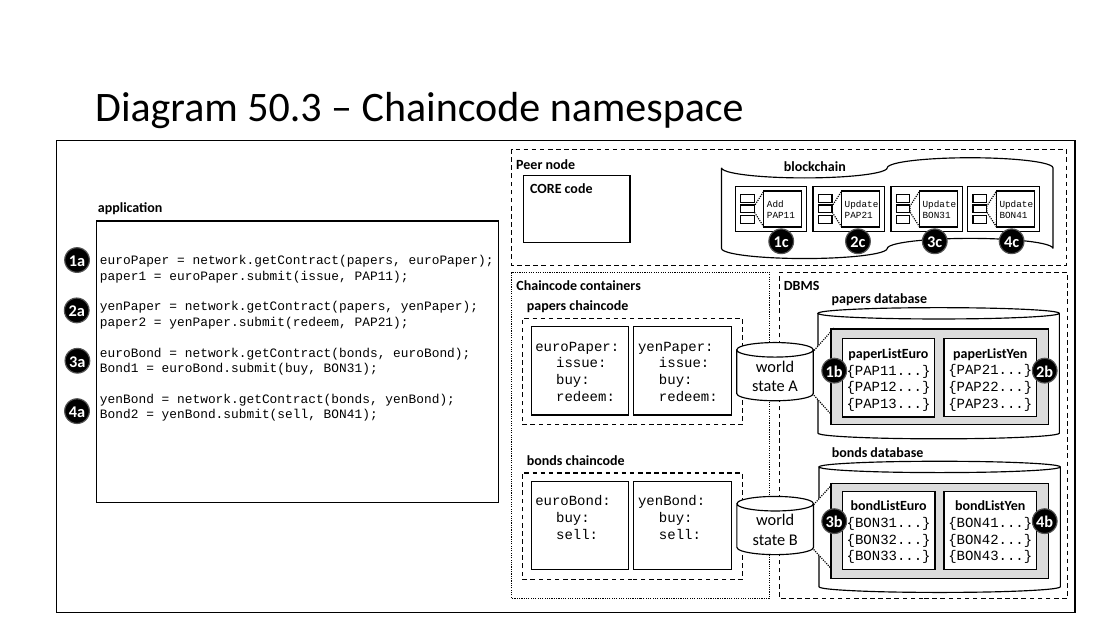
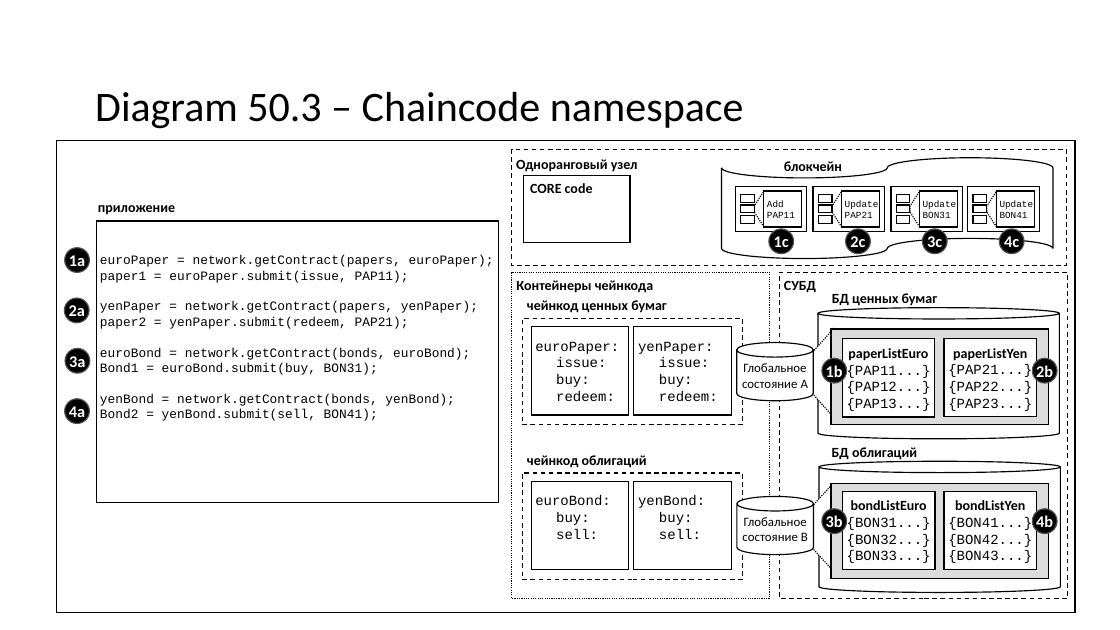
Before and after one commit to hyperledger/fabric-docs-i18n, a slide deck: slide 26 of docs/locale/ru_RU/source/developapps/diagrams.pptx. Drawn at 1120x630 pixels with LibreOffice and Linux fonts; fonts in the diff are those of the drawing. Boxes give left, top, right and bottom in pixels: in the first picture for what was removed or moved away, otherwise in the second. Text is boxed around its words. In the diff, an @@ line names an element or a change of style, - is before the commit and + after.

Commit message:
RU chaincode namespace

```diff
--- a/docs/locale/ru_RU/source/developapps/diagrams.pptx
+++ b/docs/locale/ru_RU/source/developapps/diagrams.pptx
@@ text at box(516, 159, 638, 172): text changed @@
-Peer node
+Одноранговый узел
@@ text at box(784, 161, 842, 171): text changed @@
-blockchain
+блокчейн
@@ text at box(98, 205, 175, 215): text changed @@
-application
+приложение
@@ text at box(516, 280, 653, 293): text changed @@
-Chaincode containers
+Контейнеры чейнкода
@@ text at box(784, 281, 816, 292): text changed @@
-DBMS
+СУБД
@@ text at box(832, 293, 938, 306): text changed @@
-papers database
+БД ценных бумаг
@@ text at box(527, 300, 667, 313): text changed @@
-papers chaincode
+чейнкод ценных бумаг
@@ text in cylinder at box(742, 363, 808, 388): text changed; size 14 to 11 pt @@
-world
-state A
+Глобальное состояние A
@@ text at box(832, 447, 917, 460): text changed @@
-bonds database
+БД облигаций
@@ text at box(527, 455, 647, 468): text changed @@
-bonds chaincode
+чейнкод облигаций
@@ text in cylinder at box(742, 517, 808, 541): text changed; size 14 to 11 pt @@
-world
-state B
+Глобальное состояние B
```
Also in this commit, not shown: 1 other slide changed, 3 other files.
